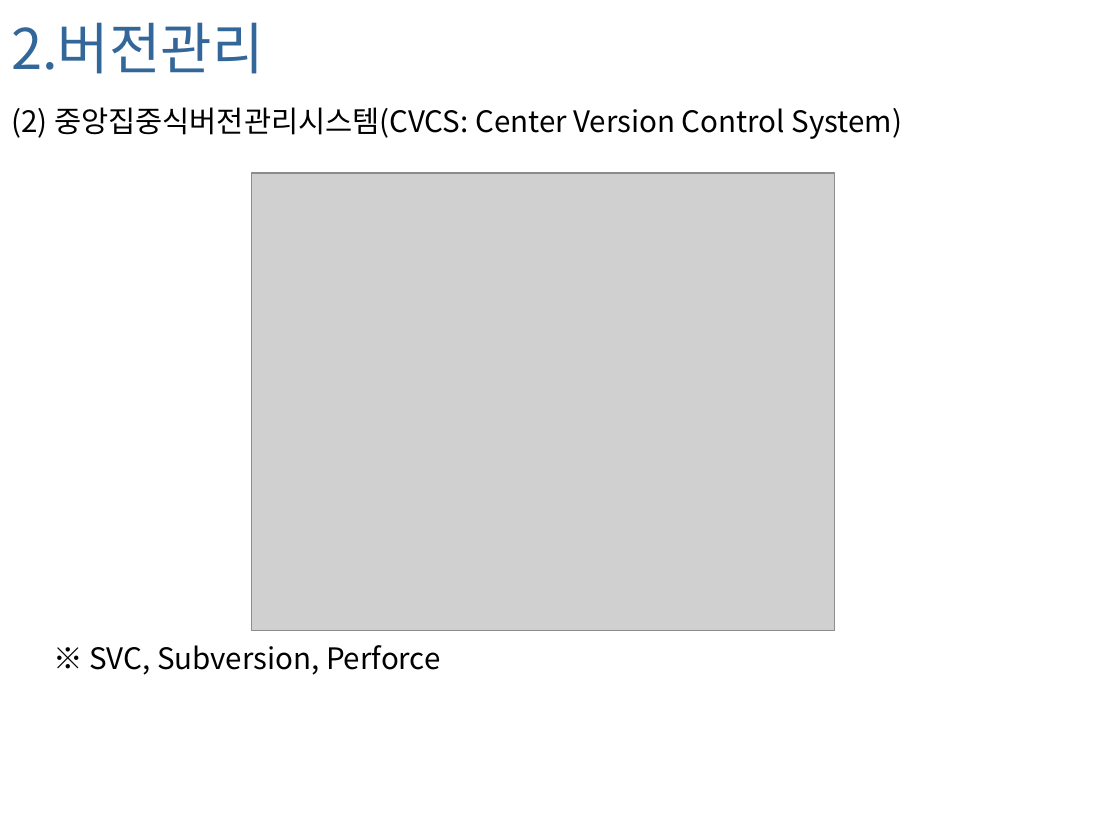
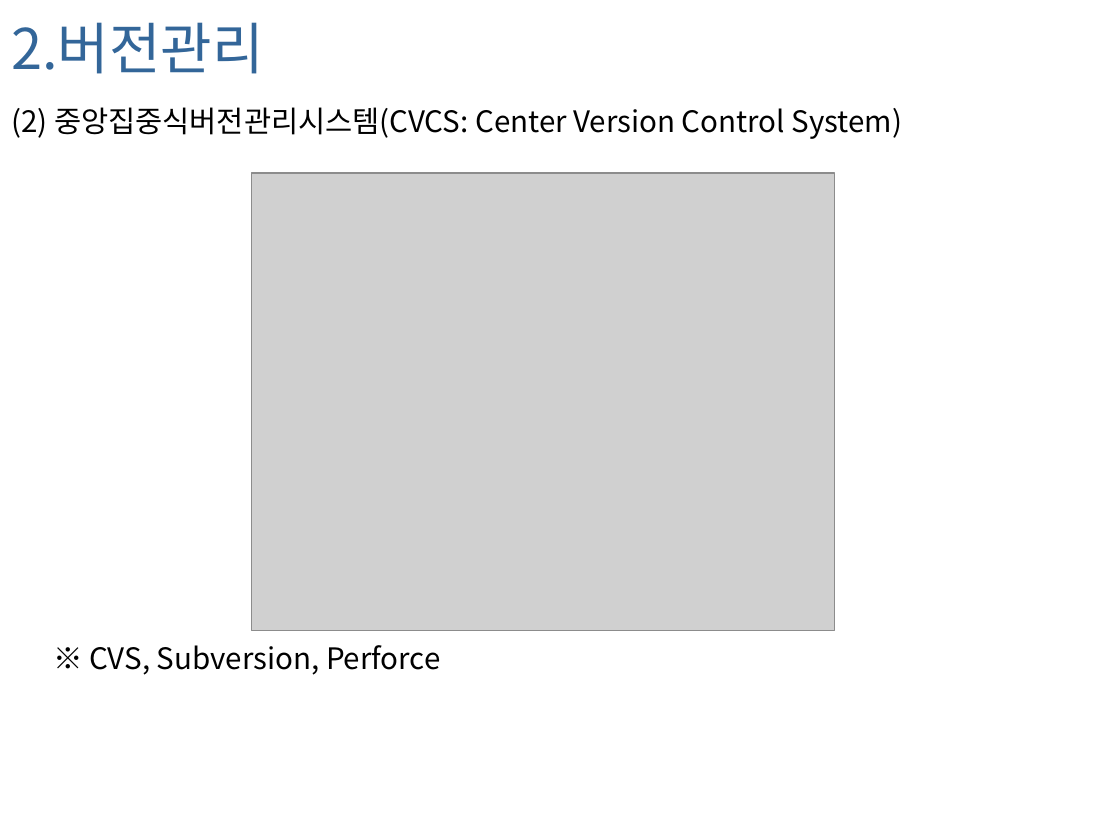
Before and after one commit to foxworld/001-Git, a slide deck: slide 5 of Git_20140210.pptx. Drawn at 1120x840 pixels with LibreOffice and Linux fonts; fonts in the diff are those of the drawing; grey boxes stand for pictures; background and template pictures are left out. Boxes give left, top, right and bottom in pixels: in the first picture for what was removed or moved away, otherwise in the second. Text is boxed around its words. In the diff, an @@ line names an element or a change of style, - is before the commit and + after.

```diff
--- a/Git_20140210.pptx
+++ b/Git_20140210.pptx
@@ text at (89, 645, 441, 675): text changed @@
-※ SVC, Subversion, Perforce
+※ CVS, Subversion, Perforce
```
Also in this commit, not shown: 2 other slides changed, 2 other files.
